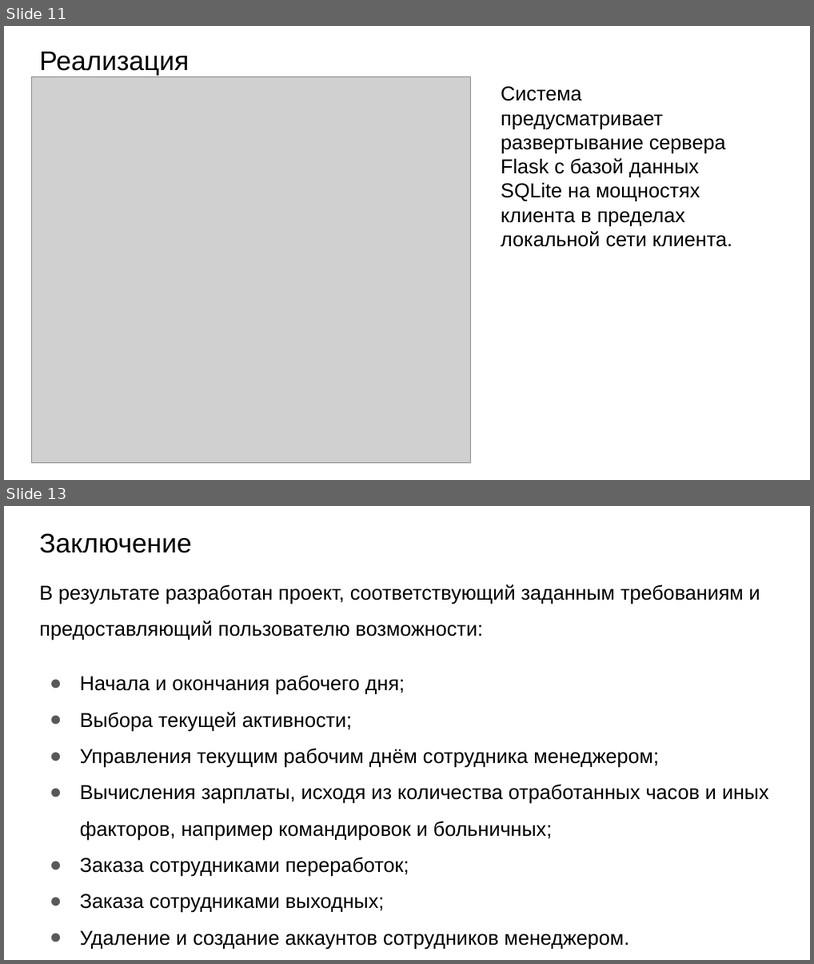
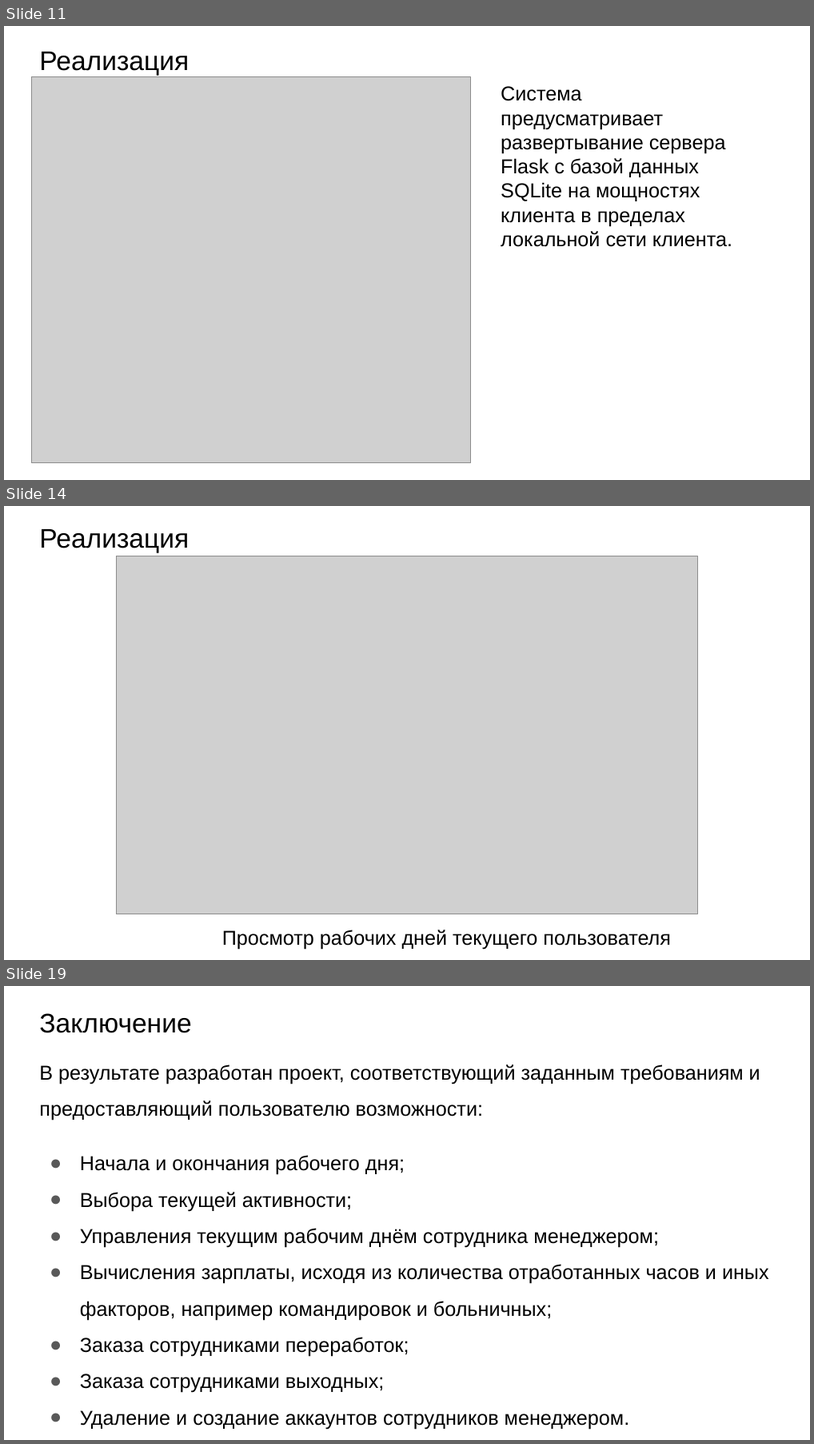
Before and after one commit to NikulinR/ITTimeRecording, a slide deck: Presentation.pptx. Shown one above the other, each under a label of ours: slides 11 and 13 before the commit, slides 11, 14 and 19 after it; the slides between them are not shown. The pictures are 814x964 and 814x1444 pixels, drawn with LibreOffice and Linux fonts; fonts in the diff are those of the drawing; grey boxes stand for pictures. Boxes give left, top, right and bottom in pixels: in the first picture for what was removed or moved away, otherwise in the second. Text is boxed around its words. In the diff, an @@ line names an element or a change of style, - is before the commit and + after.

```diff
--- a/Presentation.pptx
+++ b/Presentation.pptx
@@ slide 14 added at (4,506,810,960), background #FFFFFF @@
@@ title added at (39,529,189,553), 24 pt, text #000000 @@
+Реализация
@@ picture added at (116,556,698,914) @@
@@ text added at (222,929,671,949), 18 pt, text #000000 @@
+Просмотр рабочих дней текущего пользователя
@@ what was slide 13 is now slide 19 @@
```
Also in this commit, not shown: 3 slides changed, 6 other slides added, 1 slide removed, 2 other files.
